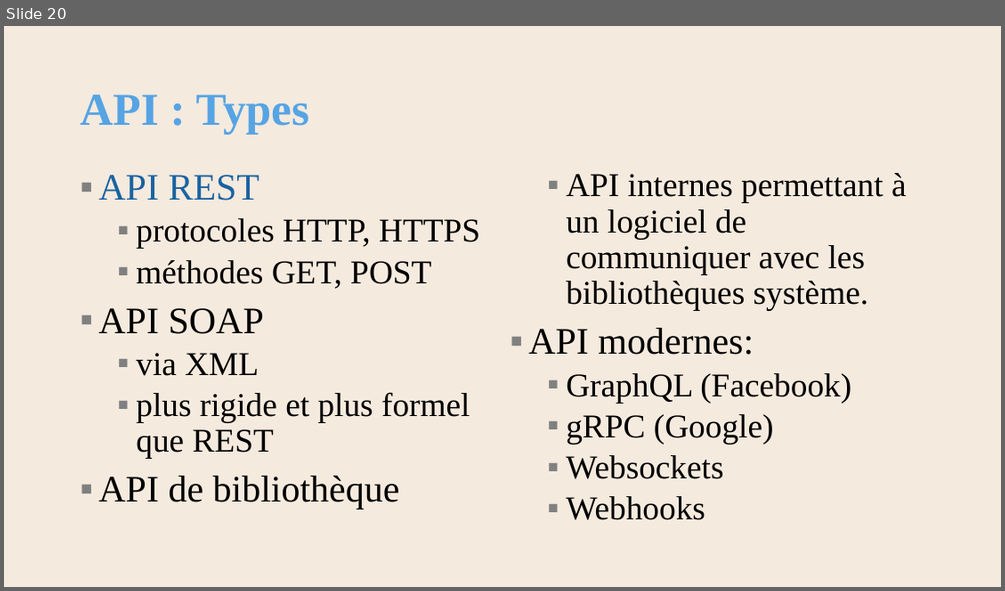
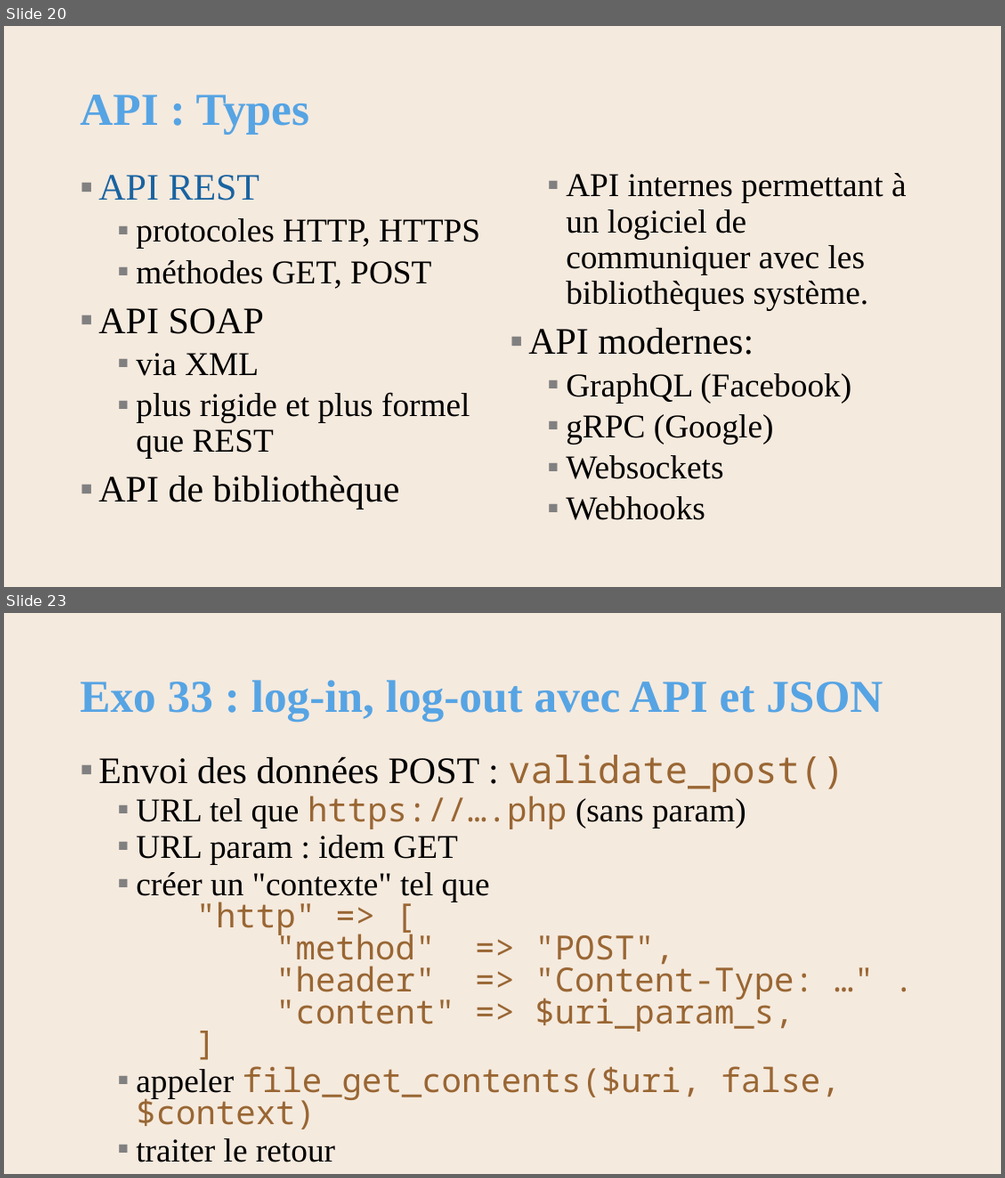
Before and after one commit to AlainWafflard/4IPW3, a slide deck: syllabus/25_intégration_NoSQL/syllabus_25_intégration_nosql.pptx. Shown one above the other, each under a label of ours: slide 20 before the commit, slides 20 and 23 after it; the slides between them are not shown. The pictures are 1005x591 and 1005x1178 pixels, drawn with LibreOffice and Linux fonts; fonts in the diff are those of the drawing; background and template pictures are left out. Boxes give left, top, right and bottom in pixels: in the first picture for what was removed or moved away, otherwise in the second. Text is boxed around its words. In the diff, an @@ line names an element or a change of style, - is before the commit and + after.

Commit message:
2026/02/24 : - update 25, exo 33 : deux versions de validate(), GET vs POST

```diff
--- a/syllabus/25_intégration_NoSQL/syllabus_25_intégration_nosql.pptx
+++ b/syllabus/25_intégration_NoSQL/syllabus_25_intégration_nosql.pptx
@@ slide 23 added at (x1=4, y1=613, x2=1001, y2=1174), background #F5EADE @@
@@ title added at (x1=80, y1=680, x2=882, y2=721), 44 pt, text #56A4E4, bold @@
+Exo 33 : log-in, log-out avec API et JSON
@@ text added at (x1=98, y1=755, x2=844, y2=1162), 32 pt, text #996633 @@
+▪ Envoi des données POST : validate_post()
+  ▪ URL tel que https://….php (sans param)
+  ▪ URL param : idem GET
+  ▪ créer un "contexte" tel que
+    "http" => [
+    "method" => "POST",
+    "header" => "Content-Type: …" .
+    "content" => $uri_param_s,
+    ]
+  ▪ appeler file_get_contents($uri, false, $context)
+  ▪ traiter le retour
```
Also in this commit, not shown: 1 slide changed, 1 other slide added, 3 other files.
